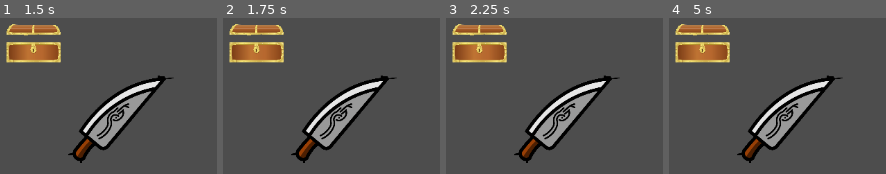
Above: before the commit, frames 1-4 (left to right).
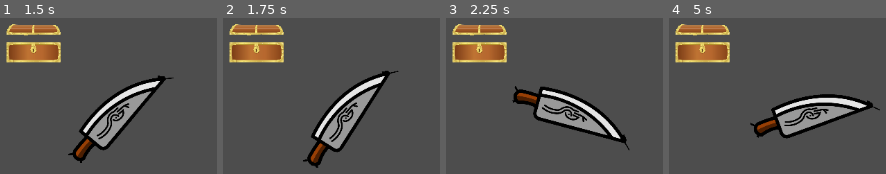
Above: after the commit, the same moments.

Repository: Alinj7/project1
Game: Godot game, scene res://Scenes/Main.tscn
The game is run twice, just before and just after one commit, with the same random seed, the same clock (stepped at 60 frames per second) and the same inputs.
Inputs (mouse positions are in pixels of both pictures, inside the frame that each line leads up to):
- Up to frame 1 (1.5 s): tap Enter at 0.5 s; move the mouse to (32, 47) at 0.52 s; click (32, 47) at 0.67 s; move the mouse to (119, 119) at 1.27 s; click (119, 119) at 1.42 s
- Up to frame 2 (1.75 s): no input
- Up to frame 3 (2.25 s): move the mouse to (outside the picture) at 2.02 s; click (outside the picture) at 2.17 s
- Up to frame 4 (5 s): tap Space at 2.75, 4.25 s; move the mouse to (outside the picture) at 2.77 s; click (outside the picture) at 2.92 s; tap Enter at 3.5 s; move the mouse to (outside the picture) at 3.52 s; click (outside the picture) at 3.67 s; move the mouse to (794, 120) at 4.27 s; click (794, 120) at 4.42 s

Frame 1 is identical in both runs. In frame 2, 8.3% of the frame differs, in the area x 31-82%, y 33-97%; in frame 3, 13%, in the area x 30-85%, y 36-93%; in frame 4, 12%.
Error before the commit: Parse Error: Too many arguments for "new()" call. Expected at most 3 but received 6. (res://Scripts/weapon.gd:30)

Commit message:
Add files via upload

Diff:
--- a/project1/Classes/Weapon_class.gd
+++ b/project1/Classes/Weapon_class.gd
@@ -3,9 +3,14 @@
 var title : String
 var damage : int
 var level : int
+var speed_factor :int =0
+var strength_factor:int = 0
+var agility_factor:int = 0
 
-
-func _init(name="knife",dmg=5,lvl=1):
+func _init(name="knife",dmg=5,lvl=1, speed_f=0, strength_f=0,agility_f=0):
 	title = name
 	damage = dmg
 	level = lvl
+	speed_factor = speed_f
+	strength_factor = strength_f
+	agility_factor = agility_f
